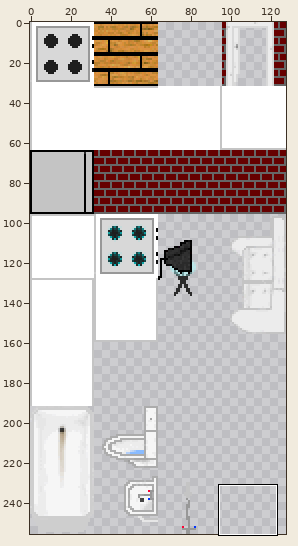
Two states of a sprite sheet, assets/maps/home tileset.png. The first picture is a wide view before the edit; the outline marks the close-up.
Close-up. Old version:
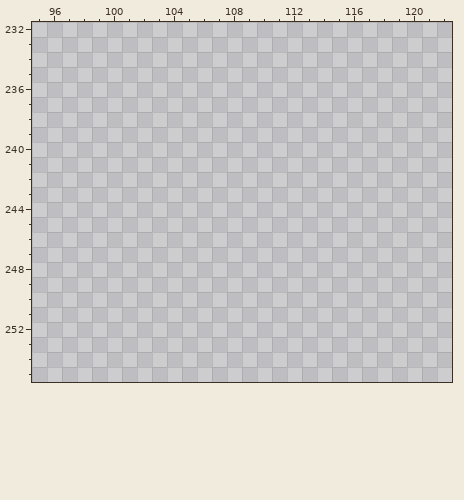
The file is 128x256 pixels. Pixels under 10% opacity are left out. Colours within 5 levels of each other are drawn and written as one. Shown: x 95..122, y 232..255. The commit also changed other parts of the picture, which this record leaves out.
Once edited:
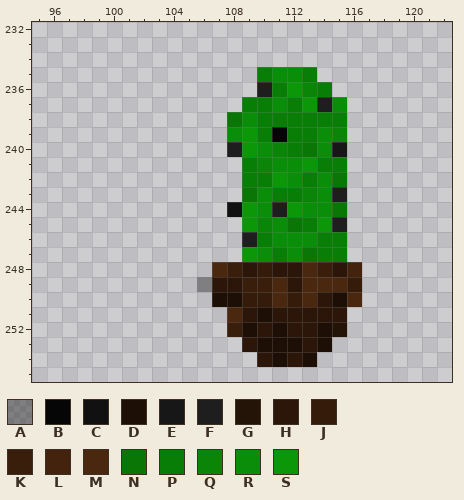
Palette (. is transparent): A #00000061  B #060606  C #111111  D #1d0f06  E #171717  F #1e1e1e  G #241307  H #2b1609  J #341b0a  K #3a1e0c  L #43230e  M #4a270f  N #097606  P #097e07  Q #0a8507  R #0a8d08  S #0b9708
The edit:
y 235: x 110..113 .... -> PRRP
y 236: x 110..114 ..... -> FPSQP
y 237: x 109..115 ....... -> PPRPSFR
y 238: x 108..115 ........ -> NRPPPPPP
y 239: x 108..115 ........ -> RSPBPPRQ
y 240: x 108..115 ........ -> FSRQPNRE
y 241: x 109..115 ....... -> PQRRSPP
y 242: x 109..115 ....... -> PPSRPRN
y 243: x 109..115 ....... -> NRPPQRF
y 244: x 108..115 ........ -> CSRFSRRN
y 245: x 109..115 ....... -> SQRNPSF
y 246: x 109..115 ....... -> FPRRRPP
y 247: x 109..115 ....... -> SRPRNPP
y 248: x 107..116 .......... -> MKHJHHMKHL
y 249: x 106..116 ........... -> AHHKKMHMMMJ
y 250: x 107..116 .......... -> DDJJMJMHDM
y 251: x 108..115 ........ -> MHDHHHHH
y 252: x 108..115 ........ -> KDHDHHDG
y 253: x 109..114 ...... -> HDDDHD
y 254: x 110..113 .... -> HDHD
Pixel boxes of the changes (left, top, right, bottom) in both close-ups:
added: (197, 67, 362, 367)
